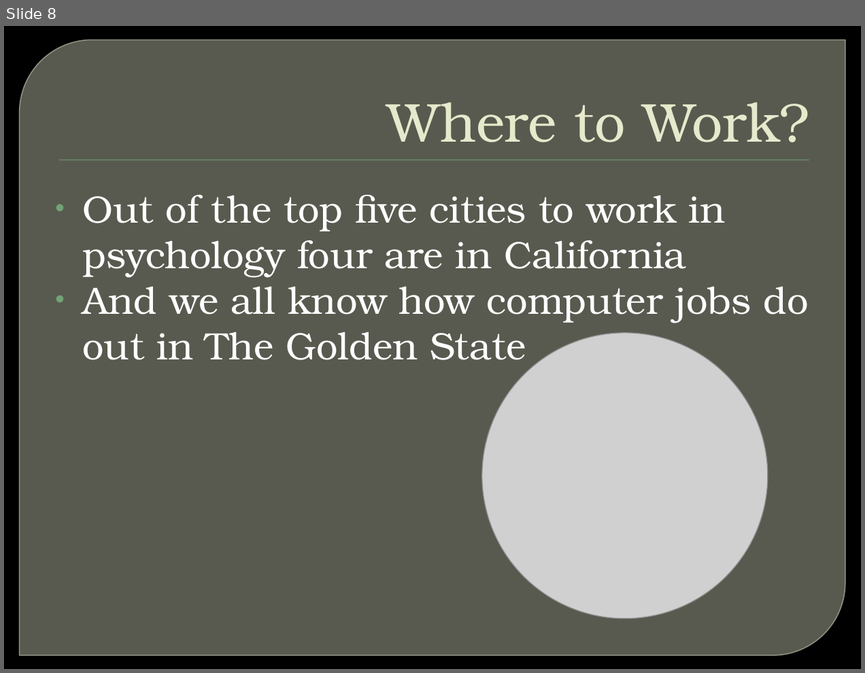
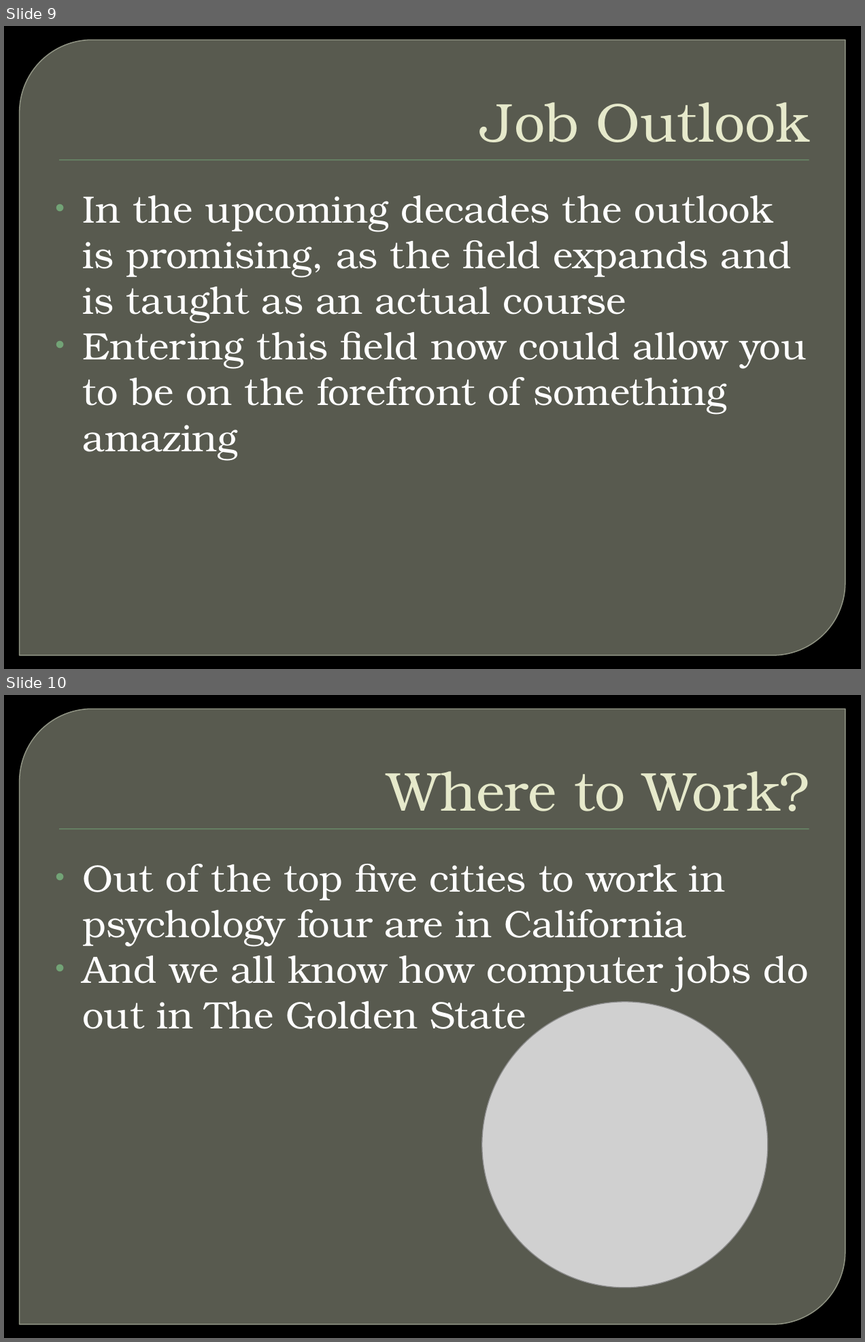
Before and after one commit to hnwalters/Essay-Reports, a slide deck: Documents & Presentations/E-Day Assignments/Career Path.pptx. Shown one above the other, each under a label of ours: slide 8 before the commit, slides 9 and 10 after it. The pictures are 865x673 and 865x1342 pixels, drawn with LibreOffice and Linux fonts; fonts in the diff are those of the drawing; grey boxes stand for pictures; background and template pictures are left out. Boxes give left, top, right and bottom in pixels: in the first picture for what was removed or moved away, otherwise in the second. Text is boxed around its words. In the diff, an @@ line names an element or a change of style, - is before the commit and + after.

```diff
--- a/Documents & Presentations/E-Day Assignments/Career Path.pptx
+++ b/Documents & Presentations/E-Day Assignments/Career Path.pptx
@@ slide 9 added at box(4, 26, 861, 669), background picture (left out); not listed: 2 template elements that a slide beside it also shows @@
@@ title added at box(481, 102, 810, 142), 46 pt, text #E7EACB @@
+Job Outlook
@@ text added at box(83, 195, 806, 460), 32 pt, text #FFFFFF @@
+• In the upcoming decades the outlook is promising, as the field expands and is taught as an actual course
+• Entering this field now could allow you to be on the forefront of something amazing
@@ what was slide 8 is now slide 10 @@
```
Also in this commit, not shown: 5 slides changed, 1 other slide added.
